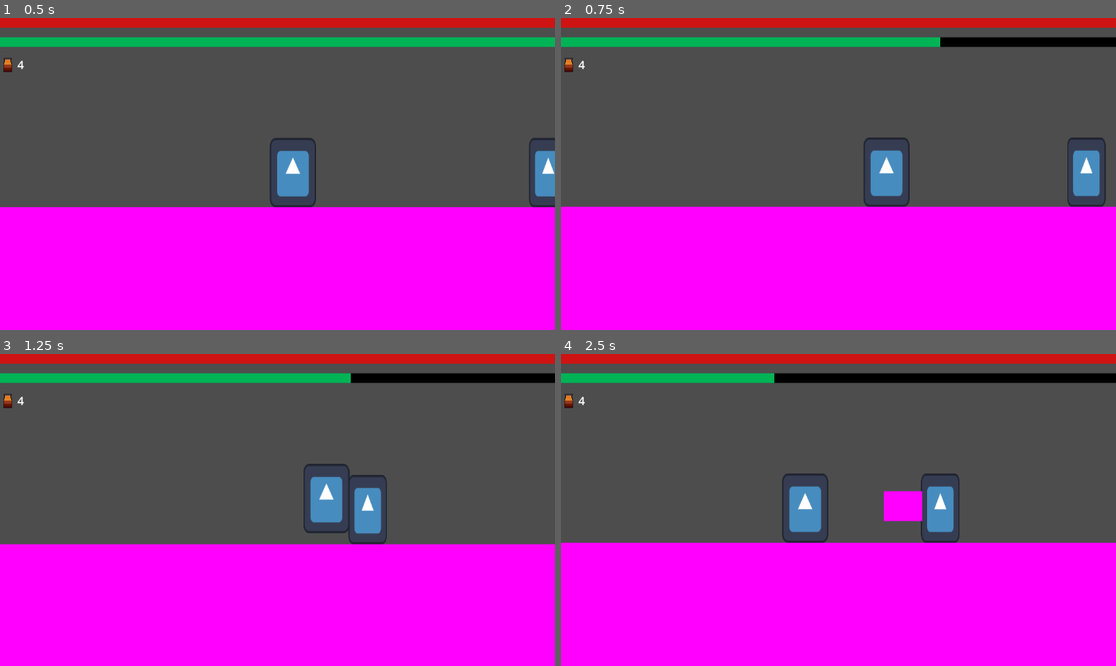
Above: before the commit, frames 1-4 (two rows, left to right).
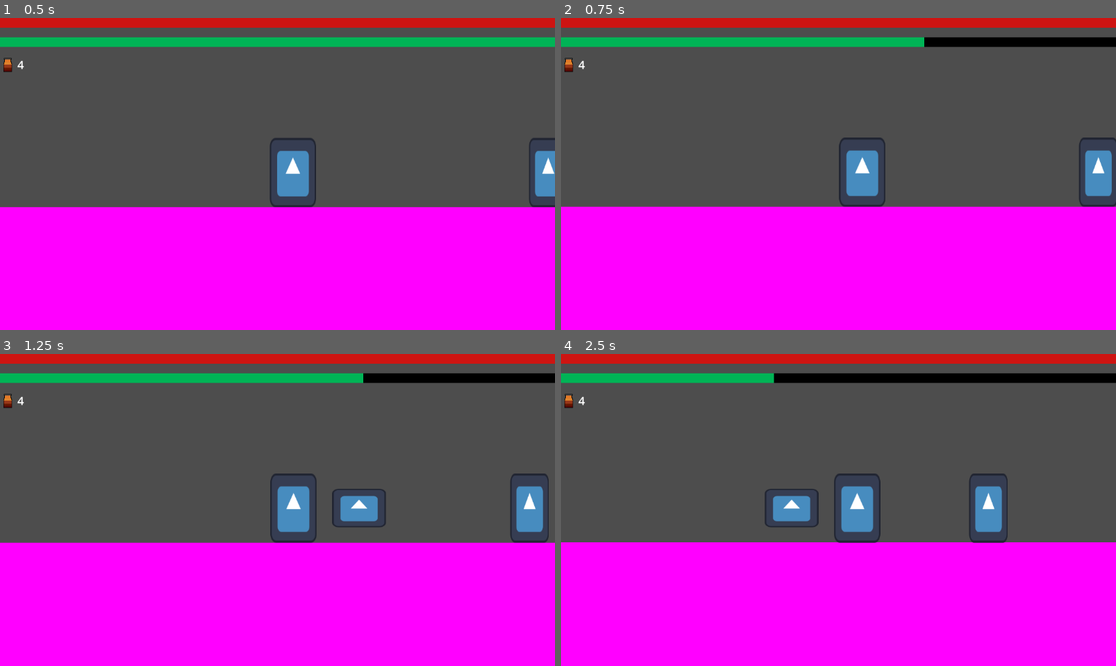
Above: after the commit, the same moments.

Repository: CodeScratcher/soulslike
Game: Godot game, scene res://Levels/test_scene.tscn
The game is run twice, just before and just after one commit, with the same random seed, the same clock (stepped at 60 frames per second) and the same inputs. The engine's default icon, where the game draws it, is replaced by a stand-in: a white triangle on a blue panel in a dark square.
Inputs (mouse positions are in pixels of both pictures, inside the frame that each line leads up to):
- Up to frame 1 (0.5 s): no input
- Up to frame 2 (0.75 s): move the mouse to (960, 158) at 0.52 s; hold D (right) from 0.53 s (still down); right-click (960, 158) at 0.6 s
- Up to frame 3 (1.25 s): keep holding D (right); tap W (jump) at 0.77 s
- Up to frame 4 (2.5 s): move the mouse to (727, 525) at 1.27 s; tap E (heal) at 1.35 s; tap W (jump) at 1.52 s; right-click (727, 525) at 1.55 s; move the mouse to (894, 441) at 2.02 s; release D (right) at 2.03 s; hold A (left) from 2.03 s (still down); right-click (894, 441) at 2.1 s

Frame 1 is identical in both runs. In frame 2, 2.7% of the frame differs, in the area x 50-100%, y 6-61%; in frame 3, 4.6%; in frame 4, 5.1%, in the area x 0-100%, y 6-61%.

Commit message:
Remade heavy attack animation
Because godot didn't save my fucking changes

Diff:
--- a/Objects/Player.tscn
+++ b/Objects/Player.tscn
@@ -112,9 +112,38 @@
 "values": [1, 5]
 }
 
+[sub_resource type="Animation" id="Animation_t3uy3"]
+resource_name = "heavy_attack"
+length = 1.3
+tracks/0/type = "value"
+tracks/0/imported = false
+tracks/0/enabled = true
+tracks/0/path = NodePath("Hitbox:visible")
+tracks/0/interp = 1
+tracks/0/loop_wrap = true
+tracks/0/keys = {
+"times": PackedFloat32Array(0.4, 1.1),
+"transitions": PackedFloat32Array(1, 1),
+"update": 1,
+"values": [true, false]
+}
+tracks/1/type = "value"
+tracks/1/imported = false
+tracks/1/enabled = true
+tracks/1/path = NodePath("Hitbox/CollisionShape2D:disabled")
+tracks/1/interp = 1
+tracks/1/loop_wrap = true
+tracks/1/keys = {
+"times": PackedFloat32Array(0.4, 1.1),
+"transitions": PackedFloat32Array(1, 1),
+"update": 1,
+"values": [false, true]
+}
+
 [sub_resource type="AnimationLibrary" id="AnimationLibrary_kr5nq"]
 _data = {
 "attack": SubResource("Animation_xbd5x"),
+"heavy_attack": SubResource("Animation_t3uy3"),
 "roll": SubResource("Animation_vm236"),
 "roll_left": SubResource("Animation_hwddi")
 }
Not shown: 1 places in Objects/Player.tscn that only renumber resources
